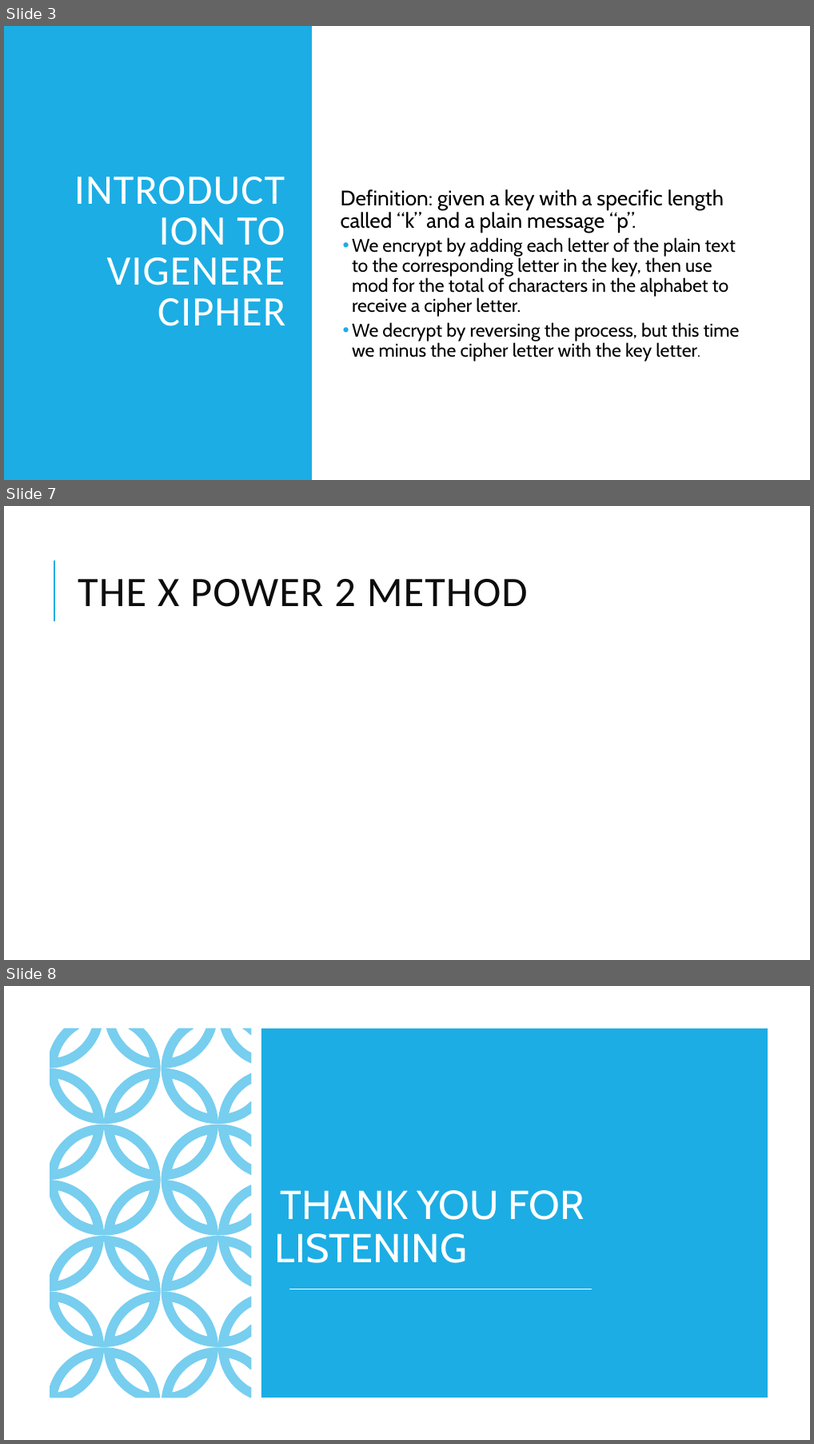
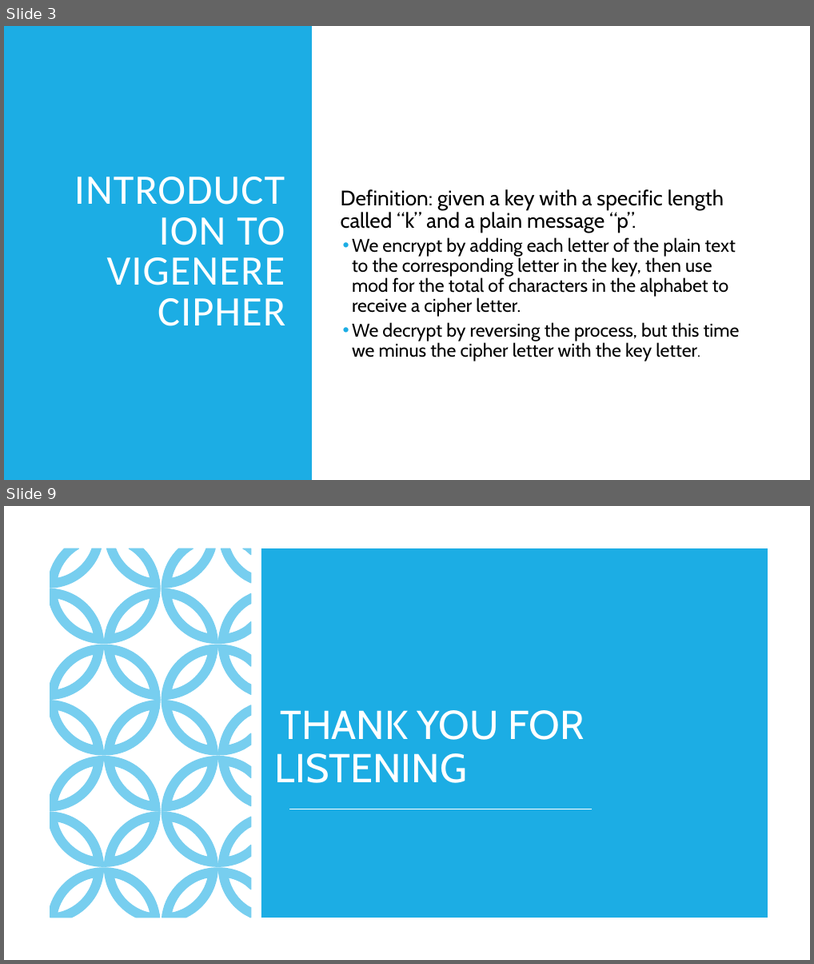
Before and after one commit to ducphamle2/vigenere-cipher-information-security, a slide deck: vigenere.pptx. Shown one above the other, each under a label of ours: slides 3, 7 and 8 before the commit, slides 3 and 9 after it; the slides between them are not shown. The pictures are 814x1444 and 814x964 pixels, drawn with LibreOffice and Linux fonts; fonts in the diff are those of the drawing. Boxes give left, top, right and bottom in pixels: in the first picture for what was removed or moved away, otherwise in the second. Text is boxed around its words. In the diff, an @@ line names an element or a change of style, - is before the commit and + after.

```diff
--- a/vigenere.pptx
+++ b/vigenere.pptx
@@ slide 7 removed at bbox=[4, 506, 810, 960], background #FFFFFF; not listed: 1 template element that a slide beside it also shows @@
@@ title removed at bbox=[78, 579, 528, 607] @@
-THE X POWER 2 METHOD
@@ what was slide 8 is now slide 9 @@
```
Also in this commit, not shown: 3 slides changed, 2 slides added.
